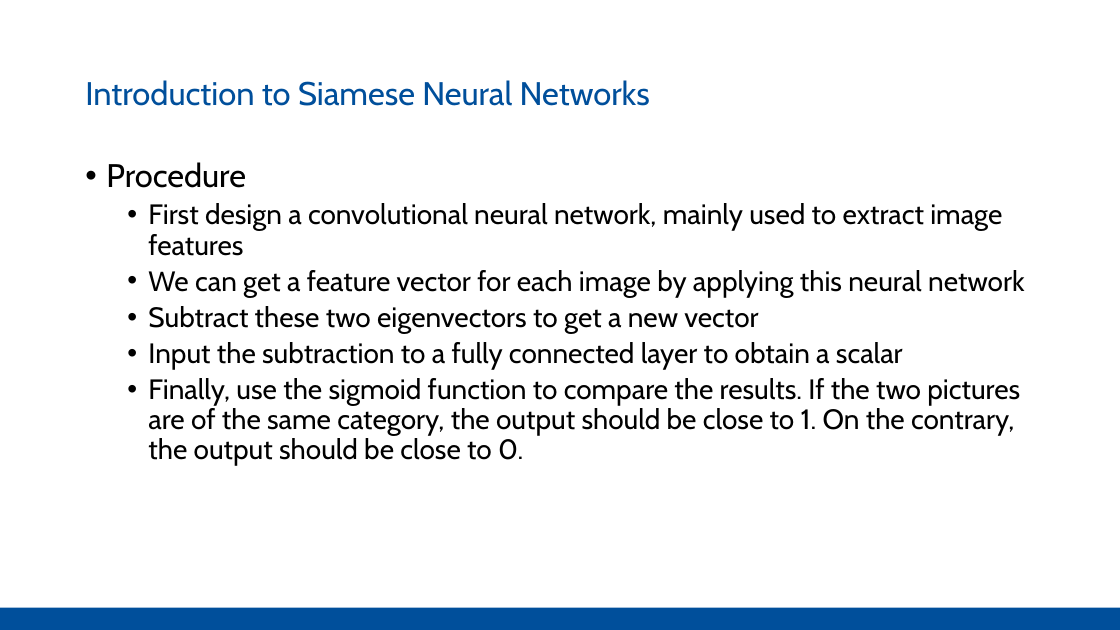
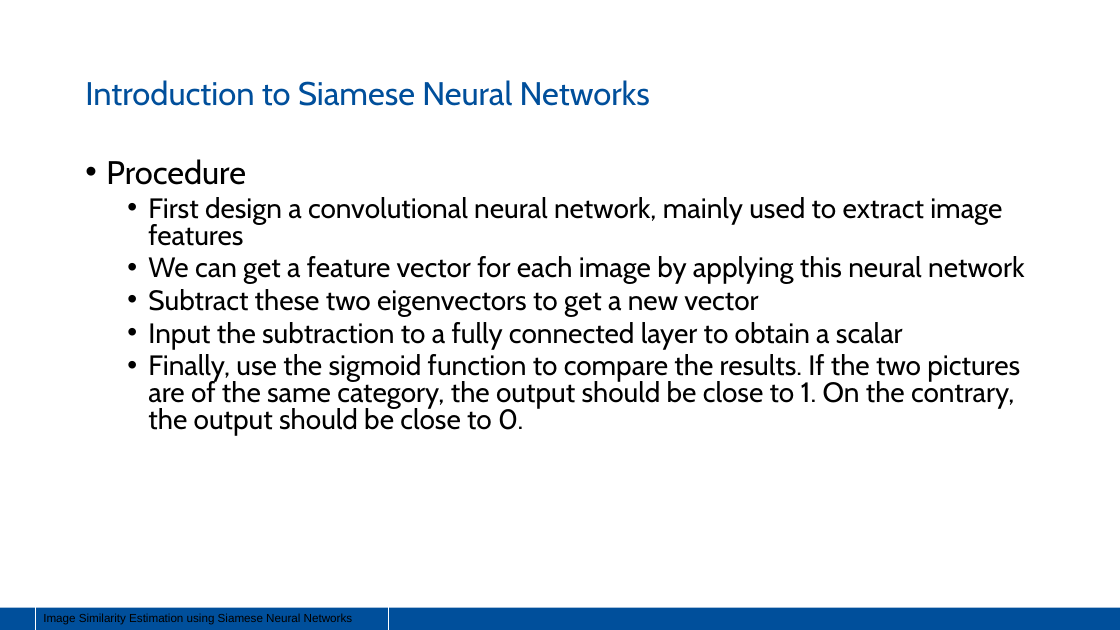
Before and after one commit to Pathi-rao/Image-Similarity-Estimation-using-Siamese-Neural-Networks, a slide deck: slide 19 of presentation.pptx (slide 17 before the commit). Drawn at 1120x630 pixels with LibreOffice and Linux fonts; fonts in the diff are those of the drawing. Boxes give left, top, right and bottom in pixels: in the first picture for what was removed or moved away, otherwise in the second. Text is boxed around its words. In the diff, an @@ line names an element or a change of style, - is before the commit and + after.

```diff
--- a/presentation.pptx
+++ b/presentation.pptx
@@ text "Procedure" at <box>106,159,1024,436</box>: line spacing 0.9 to 0.8 @@
@@ rectangle added at <box>35,607,389,630</box>, outline #FFFFFF 0.75 pt, 10 pt, text #000000 @@
+Image Similarity Estimation using Siamese Neural Networks
```
Also in this commit, not shown: 11 other slides changed, 22 slides added, 5 slides removed.
